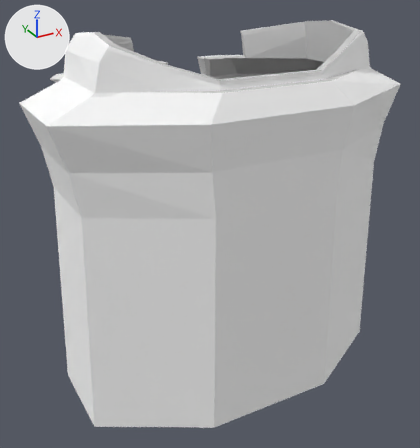
The OBJ model Models/person_hulk_labcoat.obj, before and after one commit.
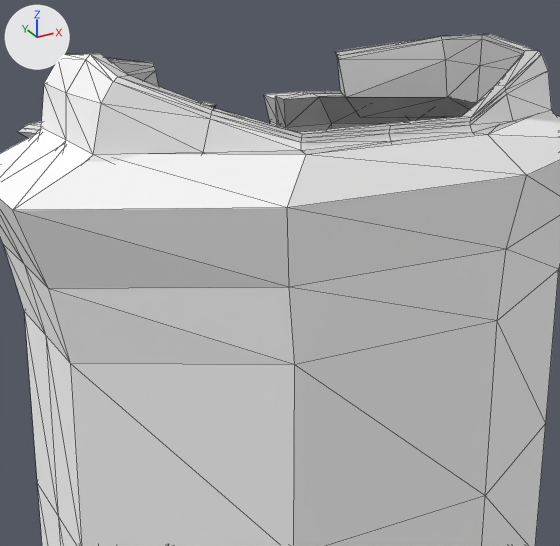
Each version is shown whole from a 50 mm lens placed at (-0.558, -0.957, 0.875), pointed at (-0.026, 0.01, 0.391), then close up on the part from 9% to 89% of the width and 0% to 73% of the height. The axes (+X, +Y, +Z) are drawn at upper left. The lights are the same throughout. The last two pictures show the newer version. The close-ups show mesh edges as thin lines. Where no turn or scale is listed for an object, it has been applied to the vertices.

Before the edit, the objects in view are built like this:
```python
me_person_hulk_labcoat = bpy.data.meshes.new('person_hulk_labcoat')
me_person_hulk_labcoat.from_pydata(...)  # 370 vertices, 720 faces; spans x -0.36..0.36, y -0.203..0.228, z 0.07..0.78
# faces by material slot: [262, 96, 362]
me_person_hulk_labcoat.materials.append(mat_stuff_plain)  # white #ffffff
me_person_hulk_labcoat.materials.append(mat_stuff_plain_dark)  # white #e7e7e7
me_person_hulk_labcoat.materials.append(mat_stuff_plain_deep)  # light grey #cbcbcb
ob_person_hulk_labcoat = bpy.data.objects.new('person_hulk_labcoat', me_person_hulk_labcoat)
ob_person_hulk_labcoat.location = (0.0, 0.0, 0.0)
```
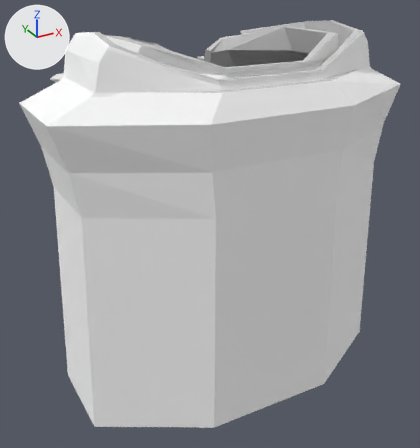
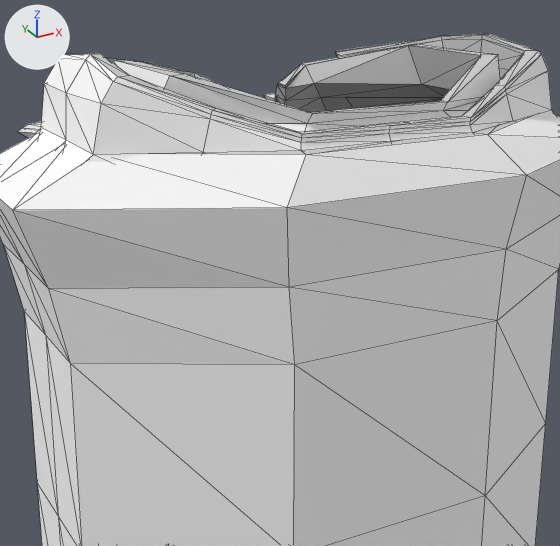
Pixel boxes [x1, y1, x2, y2] of what changed, in the close-ups (560 x 546 px):
```json
{"part": 1, "of": "me_person_hulk_labcoat", "change": "added", "after": [113, 44, 500, 132]}
```

Edits to the scene script, one JSON object a line:
```json
{"block": "me_person_hulk_labcoat", "where": "# used by ob_person_hulk_labcoat; location = (0.0, 0.0, 0.0)"}
{"op": "remove", "block": "me_person_hulk_labcoat", "code": "me_person_hulk_labcoat.from_pydata(...)  # 370 vertices, 720 faces; spans x -0.36..0.36, y -0.203..0.228, z 0.07..0.78"}
{"op": "add", "block": "me_person_hulk_labcoat", "code": "me_person_hulk_labcoat.from_pydata(...)  # 450 vertices, 876 faces; spans x -0.36..0.36, y -0.203..0.228, z 0.07..0.78"}
{"block": "me_person_hulk_labcoat", "change": "me_person_hulk_labcoat part 1: a new loose piece of 80 vertices spanning x -0.302..0.302, y -0.162..0.176, z 0.68..0.765"}
```
